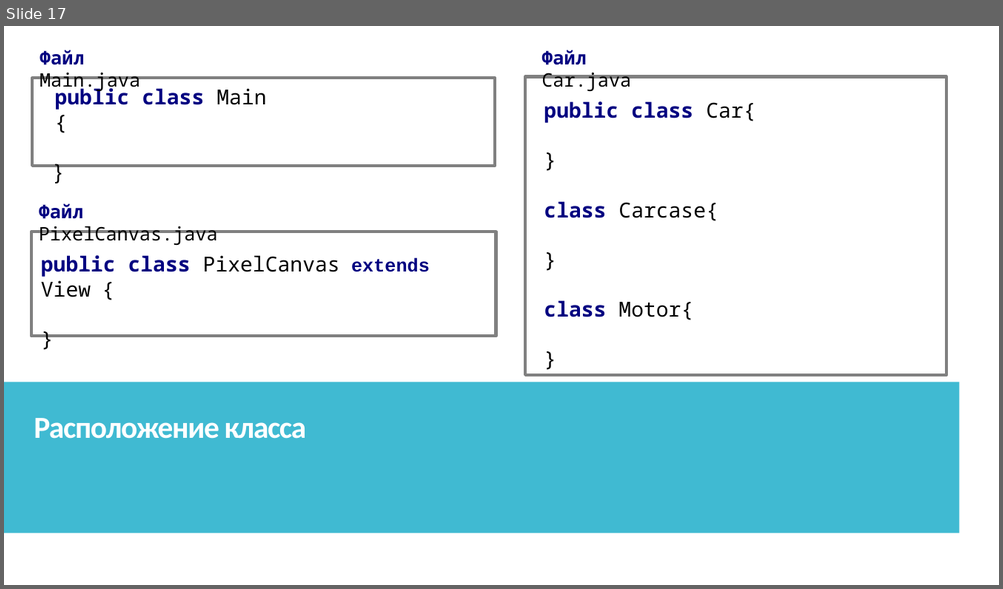
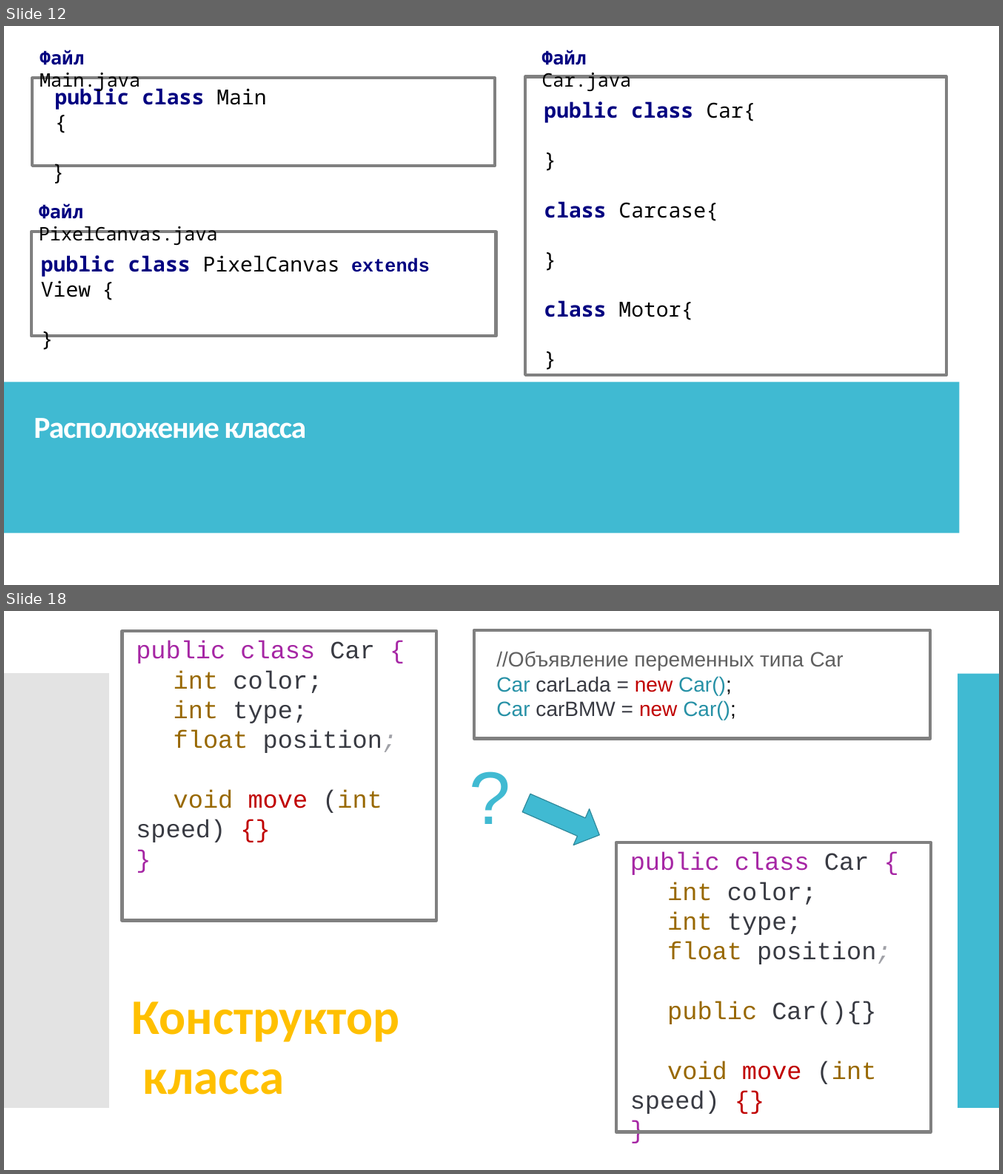
Before and after one commit to IriEfremova/LessonsCube, a slide deck: Samsung/Lesson10/OOP.pptx. Shown one above the other, each under a label of ours: slide 17 before the commit, slides 12 and 18 after it; the slides between them are not shown. The pictures are 1003x589 and 1003x1174 pixels, drawn with LibreOffice and Linux fonts; fonts in the diff are those of the drawing. Boxes give left, top, right and bottom in pixels: in the first picture for what was removed or moved away, otherwise in the second. Text is boxed around its words. In the diff, an @@ line names an element or a change of style, - is before the commit and + after.

```diff
--- a/Samsung/Lesson10/OOP.pptx
+++ b/Samsung/Lesson10/OOP.pptx
@@ slide 18 added at [4, 611, 999, 1170], background #FFFFFF; not listed: 2 template elements that a slide beside it also shows @@
@@ rectangle added at [4, 611, 999, 1170], fill #FFFFFF @@
@@ rectangle added at [122, 631, 436, 920], outline #808080 3 pt @@
@@ rectangle added at [474, 630, 930, 738], outline #808080 3 pt @@
@@ text added at [136, 641, 397, 843], 24 pt, text #383A42 @@
+public class Car {
+int color;
+int type;
+float position;
+void move (int speed) {}
+}
@@ text added at [496, 651, 843, 720], 20 pt, text #606060 @@
+//Объявление переменных типа Car
+Car carLada = new Car();
+Car carBMW = new Car();
@@ rectangle added at [4, 673, 285, 1108], fill #40BAD2 @@
@@ rectangle added at [4, 673, 109, 1108], fill #C8C8C8 at 50% opacity @@
@@ rectangle added at [958, 674, 999, 1109], fill #40BAD2 @@
@@ rectangle added at [968, 673, 999, 1108], fill #C8C8C8 at 50% opacity @@
@@ text added at [461, 747, 518, 845], 72 pt, text #40BAD2 @@
+?
@@ right arrow added at [518, 786, 607, 854], fill #40BAD2, outline #2F8A9B 0.85 pt @@
@@ rectangle added at [616, 843, 930, 1132], outline #808080 3 pt @@
@@ text added at [630, 852, 891, 1114], 24 pt, text #383A42 @@
+public class Car {
+int color;
+int type;
+float position;
+public Car(){}
+void move (int speed) {}
+}
@@ text added at [132, 1002, 400, 1095], 48 pt, text #FFC000, bold @@
+Конструктор
+класса
@@ what was slide 17 is now slide 12 @@
```
Also in this commit, not shown: 8 slides changed, 3 other slides added, 4 other files.
